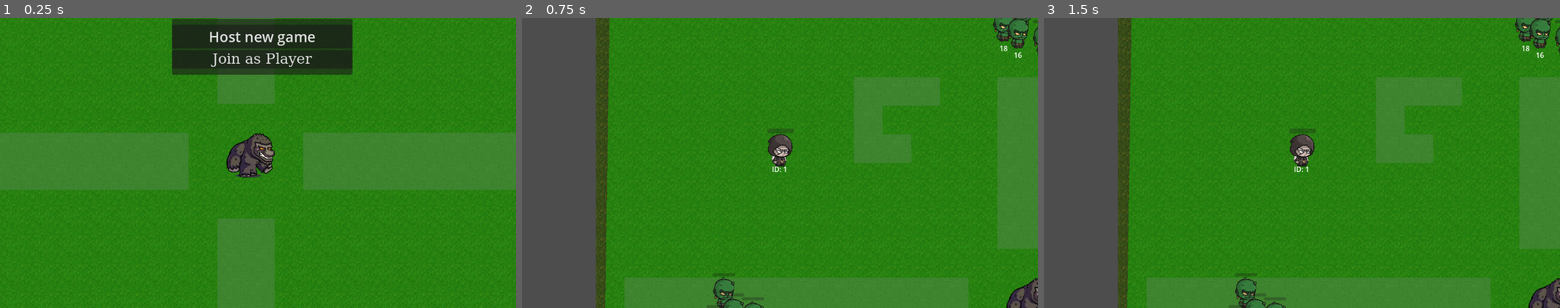
Above: before the commit, frames 1-3 (left to right).
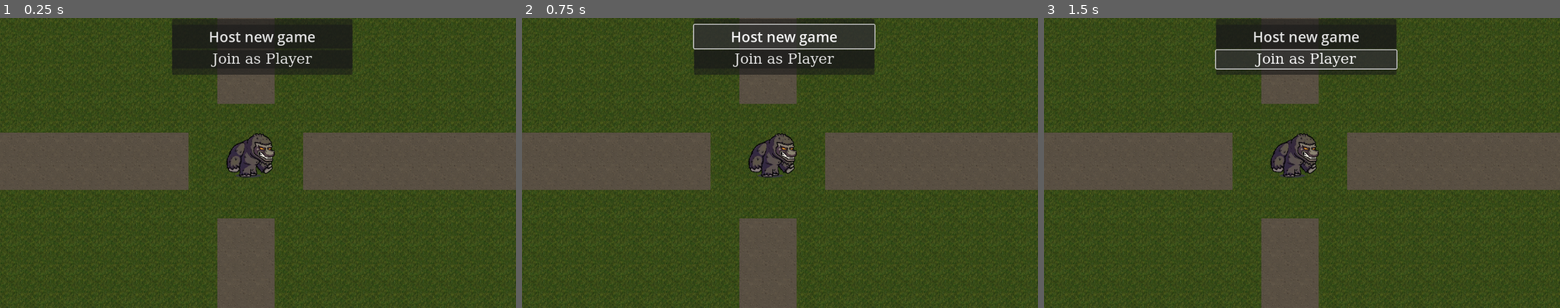
Above: after the commit, the same moments.

Repository: LucasJappert/moomoo-lan-party
Game: Godot game, scene res://scenes/game.tscn
The game is run twice, just before and just after one commit, with the same random seed, the same clock (stepped at 60 frames per second) and the same inputs.
Inputs (mouse positions are in pixels of both pictures, inside the frame that each line leads up to):
- Up to frame 1 (0.25 s): no input
- Up to frame 2 (0.75 s): click "Host new game" at 0.5 s
- Up to frame 3 (1.5 s): click (1307, 58) at 1.25 s, where only the run after the commit has a clickable "Join as Player"

The runs differ from the first frame. In frame 1, 92% of the frame differs, in the area x 0-100%, y 0-100%; in frame 2, 95%; in frame 3, 95%.
Error after the commit: Parse Error: Expected indented block after "if" block. (res://scripts/player.gd:43)

Commit message:
not working

Diff:
--- a/scenes/enemy_scene.tscn
+++ b/scenes/enemy_scene.tscn
@@ -51,6 +51,7 @@
 vertical_alignment = 1
 
 [node name="NavigationAgent2D" type="NavigationAgent2D" parent="."]
+path_desired_distance = 36.0
 simplify_path = true
 radius = 32.0
 debug_enabled = true
--- a/scripts/camera.gd
+++ b/scripts/camera.gd
@@ -9,7 +9,6 @@
 static var _zoom_max := 3.0 # Maximum zoom
 
 static func create_camera(my_player: Player):
-	print("Creating camera")
 	var new_camera = Camera2D.new()
 	MyCamera.camera = new_camera
 
@@ -19,6 +18,7 @@
 	my_player.add_child(new_camera)
 
 	new_camera.make_current()
+	print("Camera added to player: " + str(my_player.name))
 
 static func try_update_zoom(event: InputEvent):
 	if camera == null:
--- a/scripts/enemy_scene.gd
+++ b/scripts/enemy_scene.gd
@@ -48,29 +48,27 @@
 	if GameManager.players.size() == 0 or target_node == null:
 		return
 
-	var distance_to_target = global_position.distance_to(target_node.global_position)
-	var acceptable_distance = collision_shape.shape.radius + target_node.collision_shape.shape.radius + 5
-	if distance_to_target <= acceptable_distance:
-		nav_agent.set_target_position(global_position)
+	if nav_agent.is_navigation_finished():
 		return
 
-	if nav_agent.is_navigation_finished() == false:
-		var next_point = nav_agent.get_next_path_position()
-		var direction = (next_point - global_position).normalized()
-		velocity = direction * speed
-	else:
+	var distance_to_target = global_position.distance_to(target_node.global_position)
+	if distance_to_target <= _get_acceptable_distance():
+		nav_agent.set_target_position(global_position)
 		velocity = Vector2.ZERO
+		return
+
+	var next_point = nav_agent.get_next_path_position()
+	var direction = (next_point - global_position).normalized()
+	velocity = direction * speed
 
 	move_and_slide()
 
 func _on_every_timer_500ms():
 	_update_nav_agent()
 
-
 func _on_area_vision_body_entered(body: Node2D) -> void:
 	if body is Player:
 		_update_target()
-
 
 func _on_area_vision_body_exited(body: Node2D) -> void:
 	if body == target_node:
@@ -92,15 +90,21 @@
 
 func _update_nav_agent():
 	if target_node == null:
-		nav_agent.set_target_position(GameManager.moomoo.global_position)
+		target_node = GameManager.moomoo
+
+	var distance_to_target = global_position.distance_to(target_node.global_position)
+	if distance_to_target <= _get_acceptable_distance():
 		return
 
-	if nav_agent.target_position != target_node.global_position:
-		nav_agent.set_target_position(target_node.global_position)
+	nav_agent.set_target_position(target_node.global_position)
+
+func _get_acceptable_distance():
+	return collision_shape.shape.radius + target_node.collision_shape.shape.radius + 5
 
 static func spawn_enemy(moomoo_position = Vector2.ZERO):
 	var TILES_DISTANCE = 10
 	var ENEMIES_BY_ZONE = 6
+	return
 
 	var counter = 0
 	for direction in [Vector2.LEFT, Vector2.RIGHT, Vector2.UP, Vector2.DOWN]:
--- a/scripts/game.gd
+++ b/scripts/game.gd
@@ -3,17 +3,18 @@
 @onready var dynamic_nav_region: NavigationRegion2D = $DynamicObstacleRegion
 
 func _ready():
-	var timer := Timer.new()
-	timer.wait_time = 0.5
-	timer.one_shot = false
-	timer.autostart = true
-	add_child(timer)
-	timer.timeout.connect(_update_dynamic_navigation)
-	_update_dynamic_navigation() # Llamada inicial
+	# var timer := Timer.new()
+	# timer.wait_time = 0.5
+	# timer.one_shot = false
+	# timer.autostart = true
+	# add_child(timer)
+	# timer.timeout.connect(_update_dynamic_navigation)
+	# _update_dynamic_navigation()
+	pass
 
 func _update_dynamic_navigation():
 	var geometry := NavigationMeshSourceGeometryData2D.new()
-	var obstacle_points := _add_moomoo_obstacle(geometry)
+	_add_moomoo_obstacle(geometry)
 	_add_enemies_obstacles(geometry)
 	_add_player_obstacle(geometry)
 
@@ -24,33 +25,28 @@
 	# Reasignamos (opcional)
 	dynamic_nav_region.navigation_polygon = base_poly
 
-	# Visualización de la navegación final
-	var debug_nav_poly: Polygon2D
-	if dynamic_nav_region.has_node("DebugNavArea"):
-		debug_nav_poly = dynamic_nav_region.get_node("DebugNavArea") as Polygon2D
-	else:
-		debug_nav_poly = Polygon2D.new()
-		debug_nav_poly.name = "DebugNavArea"
-		dynamic_nav_region.add_child(debug_nav_poly)
+	## Visualización de la navegación final
+	#var debug_nav_poly: Polygon2D
+	#debug_nav_poly = dynamic_nav_region.get_node("DebugNavArea") as Polygon2D
 
-	if base_poly.get_outline_count() > 0:
-		debug_nav_poly.polygon = base_poly.get_outline(0)
-	else:
-		debug_nav_poly.polygon = PackedVector2Array()
+	#if base_poly.get_outline_count() > 0:
+		#debug_nav_poly.polygon = base_poly.get_outline(0)
+	#else:
+		#debug_nav_poly.polygon = PackedVector2Array()
 
-	debug_nav_poly.color = Color(0, 1, 0, 0.3) # Verde semitransparente
+	#debug_nav_poly.color = Color(1, 1, 1, 0.5)
 
 	# Visualización de la obstrucción
-	var debug_obstacle_poly: Polygon2D
-	if dynamic_nav_region.has_node("DebugObstacle"):
-		debug_obstacle_poly = dynamic_nav_region.get_node("DebugObstacle") as Polygon2D
-	else:
-		debug_obstacle_poly = Polygon2D.new()
-		debug_obstacle_poly.name = "DebugObstacle"
-		dynamic_nav_region.add_child(debug_obstacle_poly)
+	# var debug_obstacle_poly: Polygon2D
+	# if dynamic_nav_region.has_node("DebugObstacle"):
+	# 	debug_obstacle_poly = dynamic_nav_region.get_node("DebugObstacle") as Polygon2D
+	# else:
+	# 	debug_obstacle_poly = Polygon2D.new()
+	# 	debug_obstacle_poly.name = "DebugObstacle"
+	# 	dynamic_nav_region.add_child(debug_obstacle_poly)
 
-	debug_obstacle_poly.polygon = obstacle_points
-	debug_obstacle_poly.color = Color(1, 0, 0, 0.3) # Rojo semitransparente  # Verde semitransparente
+	# debug_obstacle_poly.polygon = obstacle_points
+	# debug_obstacle_poly.color = Color(1, 0, 0, 0.3) # Rojo semitransparente  # Verde semitransparente
 
 func _add_moomoo_obstacle(geometry: NavigationMeshSourceGeometryData2D) -> PackedVector2Array:
 	var empty := PackedVector2Array()
--- a/scripts/game_manager.gd
+++ b/scripts/game_manager.gd
@@ -20,9 +20,9 @@
 
 	DisplayServer.window_set_size(Vector2i(new_width, new_height))
 
-	# (Opcional) Centrar la ventana
-	var pos_x = int((screen_size.x - new_width) / 2)
-	var pos_y = int((screen_size.y - new_height) / 2)
+	# Posicionar abajo a la derecha
+	var pos_x = screen_size.x - new_width
+	var pos_y = screen_size.y - new_height
 	DisplayServer.window_set_position(Vector2i(pos_x, pos_y))
 
 func _on_host_game_pressed() -> void:
--- a/scripts/input_synchronizer.gd
+++ b/scripts/input_synchronizer.gd
@@ -4,34 +4,33 @@
 @onready var nav_agent: NavigationAgent2D = player.get_node("NavigationAgent2D")
 
 @export var direction: Vector2 = Vector2.ZERO
-@export var velocity: Vector2 = Vector2.ZERO
 
 func _ready():
 	if get_multiplayer_authority() != multiplayer.get_unique_id():
 		set_process(false)
 		set_physics_process(false)
 
-	# nav_agent.radius = 32
-	# nav_agent.target_desired_distance = 2
-	# nav_agent.path_desired_distance = 1
-	nav_agent.max_speed = player.speed
-	direction = Vector2.ZERO
-	velocity = Vector2.ZERO
+func _physics_process(_delta: float):
+	if nav_agent.is_navigation_finished():
+		return
 
+	var distance_to_target = player.global_position.distance_to(nav_agent.target_position)
+	if distance_to_target <= player.collision_shape.shape.radius:
+		nav_agent.set_target_position(player.global_position)
+		player.velocity = Vector2.ZERO
+		return
 
-func _physics_process(_delta: float):
-	if not is_multiplayer_authority():
-		return
-	if nav_agent.is_navigation_finished():
-		player.velocity = Vector2.ZERO
-	else:
-		var next_point = nav_agent.get_next_path_position()
-		var dir = (next_point - player.global_position).normalized()
-		player.velocity = dir * player.speed
+	var next_point = nav_agent.get_next_path_position()
+	var dir = (next_point - player.global_position).normalized()
+	player.velocity = dir * player.speed
 
 func _unhandled_input(event):
-	if not is_multiplayer_authority():
-		return
-
+	# print("is_multiplayer_authority(): " + str(is_multiplayer_authority()))
+	# if not is_multiplayer_authority():
+	# 	return
 	if event is InputEventMouseButton and event.button_index == MOUSE_BUTTON_RIGHT and event.pressed:
+		print("Right mouse button clicked. Player id: " + player.name)
+		print("is_multiplayer_authority(): " + str(is_multiplayer_authority()))
+		if multiplayer.get_unique_id() != get_multiplayer_authority():
+			return
 		nav_agent.set_target_position(player.get_global_mouse_position())
--- a/scripts/multiplayer_manager.gd
+++ b/scripts/multiplayer_manager.gd
@@ -17,7 +17,7 @@
 
 	multiplayer.peer_connected.connect(_on_peer_connected)
 	multiplayer.peer_disconnected.connect(_on_peer_disconnected)
-	_add_player_to_game(1)
+	_add_player_to_game(multiplayer.get_unique_id())
 
 func become_client():
 	print("become_client")
@@ -41,10 +41,6 @@
 	print("Added player: " + str(id))
 	print("Total players: " + str(players_node.get_child_count()))
 
-	if id == multiplayer.get_unique_id():
-		print("Added local player")
-		MyCamera.create_camera(player)
-
 func _remove_player_from_game(id):
 	GameManager.players.erase(id)
 	var player = players_node.get_node(str(id))
--- a/scripts/player.gd
+++ b/scripts/player.gd
@@ -6,6 +6,7 @@
 @onready var collision_shape = $CollisionShape2D
 
 @export var direction: Vector2 = Vector2.ZERO
+var target_position: Vector2 = null
 
 @export var peer_id := 1:
 	set(id):
@@ -17,10 +18,11 @@
 	collision_layer = 1
 	collision_mask = 1
 
-	$HUD/Label.text = str(peer_id)
+	if peer_id == multiplayer.get_unique_id():
+		MyCamera.create_camera(self)
 
 func _process(_delta):
-	$HUD/Label.text = "ID: " + str(peer_id)
+	$HUD/Label.text = "ID: " + str(peer_id) + "\nAuthority: " + str(is_multiplayer_authority()) + "\nPeer ID: " + str(peer_id)
 
 func _physics_process(_delta):
 	_try_apply_movement_from_input(_delta)
@@ -38,4 +40,5 @@
 	# 	# There is a collision → WE DO NOT move
 	# 	return
 
+	if target_position != null:
 	move_and_slide()
